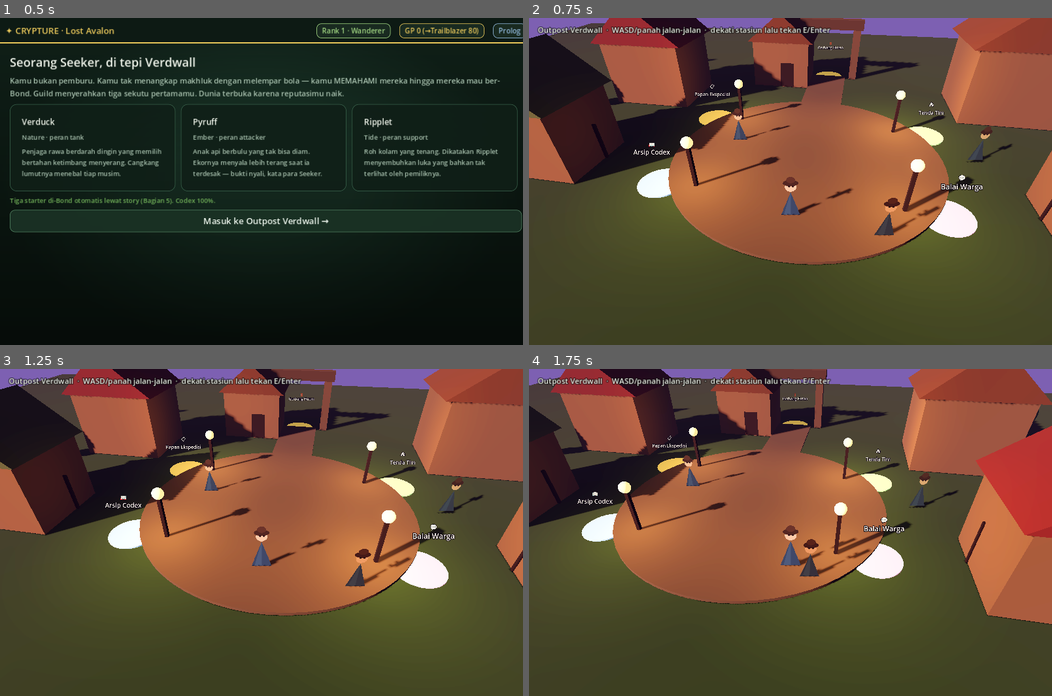
Above: before the commit, frames 1-4 (two rows, left to right).
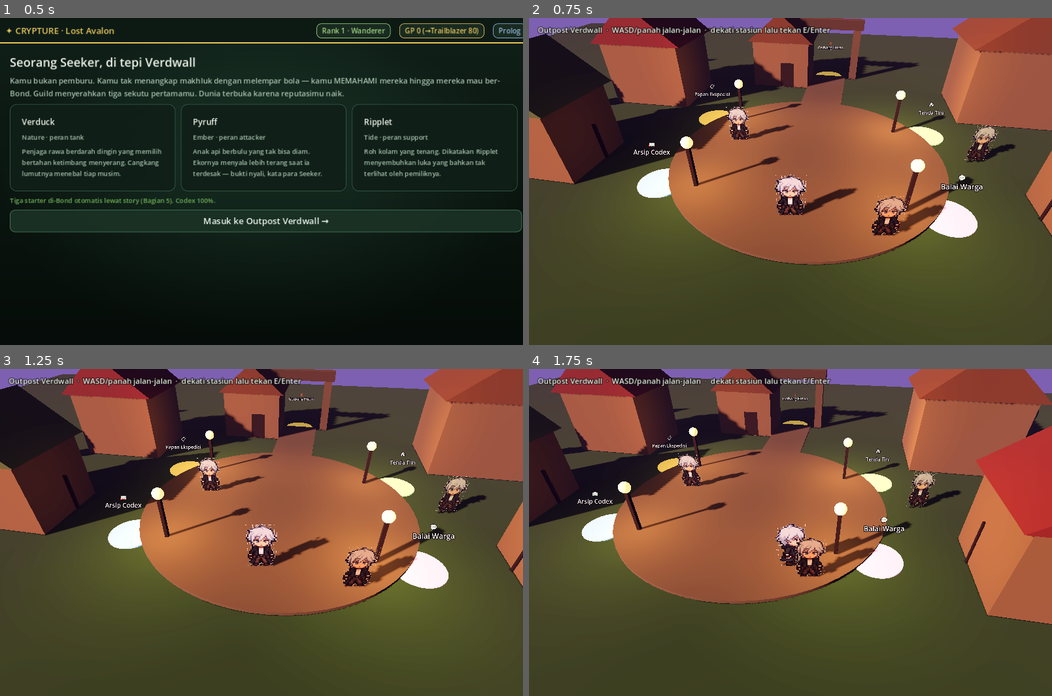
Above: after the commit, the same moments.

Repository: Yuukong-JP/crypture-la
Game: Godot game, scene res://scenes/Main.tscn
Two runs of this game, one before a commit and one after it. Both use one fixed random seed, a clock stepped at 60 frames per second and the inputs below.
Inputs (mouse positions are in pixels of both pictures, inside the frame that each line leads up to):
- Up to frame 1 (0.5 s): no input
- Up to frame 2 (0.75 s): click "Masuk ke Outpost Verdwall →" at 0.5 s
- Up to frame 3 (1.25 s): no input
- Up to frame 4 (1.75 s): tap Enter at 1.25 s; move the mouse to (905, 516) at 1.27 s; hold D from 1.28 s (still down); tap P at 1.35 s; click (905, 516) at 1.42 s; tap Space at 1.52 s

Frame 1 is identical in both runs. In frame 2, 2.4% of the frame differs, in the area x 37-93%, y 27-67%; in frame 3, 2.5%; in frame 4, 2.1%.

Commit message:
Sprite MC overworld 4 arah (billboard directional)
- Ekstrak sprite sheet Seeker dari owner: baris atas = idle 4 arah
  (front/back/left/right). Keying khusus 2 warna checkerboard agar rambut
  silver tidak ikut terhapus. Disimpan kanvas seragam (kaki rata bawah)
  -> assets/world/seeker{,_back,_left,_right}.png.
- ExploreZone3D & HubTown3D: player kini ganti tekstur sesuai arah jalan
  (_face_move; -z=belakang, +z=depan, x=kiri/kanan). Tetap billboard
  menghadap kamera (ala HD-2D/Octopath).

Co-Authored-By: Claude Opus 4.8 <noreply@anthropic.com>
Claude-Session: https://claude.ai/code/session_017cryWmWmrTAiDsFJSU2XSh

Diff:
--- a/godot/scenes/ExploreZone3D.gd
+++ b/godot/scenes/ExploreZone3D.gd
@@ -13,6 +13,8 @@
 const NEAR := 1.35
 
 var player: Sprite3D
+var _ptex := {}            # tekstur arah seeker (front/back/left/right)
+var _facing := "front"
 var cam: Camera3D
 var creatures: Array = []   # {sid, cid, node, alive, behavior, pos}
 var lores: Array = []       # {lid, for, type, text, name, node, used, pos}
@@ -84,7 +86,13 @@
 	ex.font_size = 64; ex.outline_size = 16; ex.modulate = Color("#e7c659")
 	ex.position = exit_pos + Vector3(0, 1.4, 0); add_child(ex)
 
-	player = _billboard(load("res://assets/world/seeker.png"), _grid_to_world(7, 9), 2.0, true)
+	_ptex = {
+		"front": load("res://assets/world/seeker.png"),
+		"back": load("res://assets/world/seeker_back.png"),
+		"left": load("res://assets/world/seeker_left.png"),
+		"right": load("res://assets/world/seeker_right.png"),
+	}
+	player = _billboard(_ptex["front"], _grid_to_world(7, 9), 2.0, true)
 	_player_base_y = player.position.y
 	_state_player = player.position
 
@@ -114,6 +122,17 @@
 	var p := player.position
 	cam.position = p + Vector3(1.5, 6.8, 8.0)   # 3/4 dari belakang-samping
 	cam.look_at(p + Vector3(0, 0.6, 0), Vector3.UP)
+
+# Ganti sprite seeker sesuai arah jalan (relatif kamera: -z=jauh/belakang, +z=dekat/depan).
+func _face_move(d: Vector3) -> void:
+	var key := ""
+	if absf(d.x) > absf(d.z):
+		key = "left" if d.x < 0 else "right"
+	else:
+		key = "back" if d.z < 0 else "front"
+	if key != _facing and _ptex.has(key):
+		_facing = key
+		player.texture = _ptex[key]
 
 func _build_hud() -> void:
 	var layer := CanvasLayer.new(); add_child(layer)
@@ -145,6 +164,7 @@
 		np.x = clampf(np.x, -16, 16); np.z = clampf(np.z, -12, 12)
 		player.position = Vector3(np.x, _player_base_y, np.z)
 		_state_player = player.position
+		_face_move(dir)
 		_update_cam()
 		_check_proximity()
 	_animate_world(delta)
--- a/godot/scenes/HubTown3D.gd
+++ b/godot/scenes/HubTown3D.gd
@@ -10,6 +10,8 @@
 const NEAR := 1.7
 
 var player: Sprite3D
+var _ptex := {}            # tekstur arah seeker (front/back/left/right)
+var _facing := "front"
 var cam: Camera3D
 var stations: Array = []     # {kind, name, pos, label}
 var _near = null             # stasiun terdekat dalam jangkauan
@@ -80,7 +82,13 @@
 		var npc := _billboard(seeker_tex, item[0], 1.9)
 		npc.modulate = item[1]
 
-	player = _billboard(load("res://assets/world/seeker.png"), Vector3(0, 0, 6), 2.0)
+	_ptex = {
+		"front": load("res://assets/world/seeker.png"),
+		"back": load("res://assets/world/seeker_back.png"),
+		"left": load("res://assets/world/seeker_left.png"),
+		"right": load("res://assets/world/seeker_right.png"),
+	}
+	player = _billboard(_ptex["front"], Vector3(0, 0, 6), 2.0)
 	_player_base_y = player.position.y
 	_state_player = player.position
 
@@ -186,6 +194,17 @@
 	var p := player.position
 	cam.position = p + Vector3(1.5, 6.8, 8.0)
 	cam.look_at(p + Vector3(0, 0.6, 0), Vector3.UP)
+
+# Ganti sprite seeker sesuai arah jalan (relatif kamera: -z=jauh/belakang, +z=dekat/depan).
+func _face_move(d: Vector3) -> void:
+	var key := ""
+	if absf(d.x) > absf(d.z):
+		key = "left" if d.x < 0 else "right"
+	else:
+		key = "back" if d.z < 0 else "front"
+	if key != _facing and _ptex.has(key):
+		_facing = key
+		player.texture = _ptex[key]
 
 # ---------------- HUD ----------------
 func _build_hud() -> void:
@@ -228,6 +247,7 @@
 		np.x = clampf(np.x, -12, 12); np.z = clampf(np.z, -7.5, 8)
 		player.position = Vector3(np.x, _player_base_y, np.z)
 		_state_player = player.position
+		_face_move(dir)
 		_update_cam()
 	_check_near()
 	_animate(delta)
Binary file changed: godot/assets/world/seeker.png
Binary file added: godot/assets/world/seeker_back.png
Binary file added: godot/assets/world/seeker_left.png
Binary file added: godot/assets/world/seeker_right.png
Not shown, changed: HANDOFF.md
